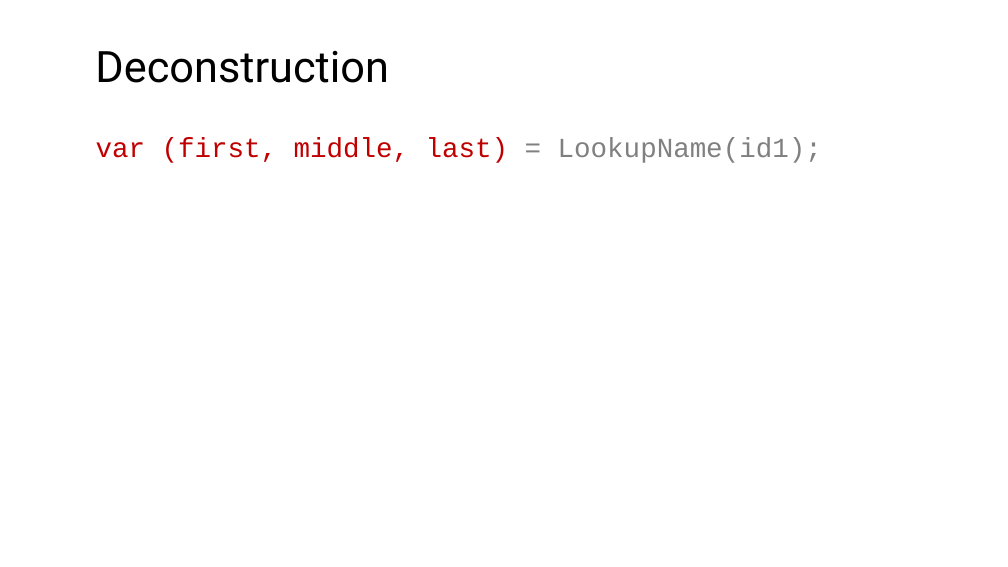
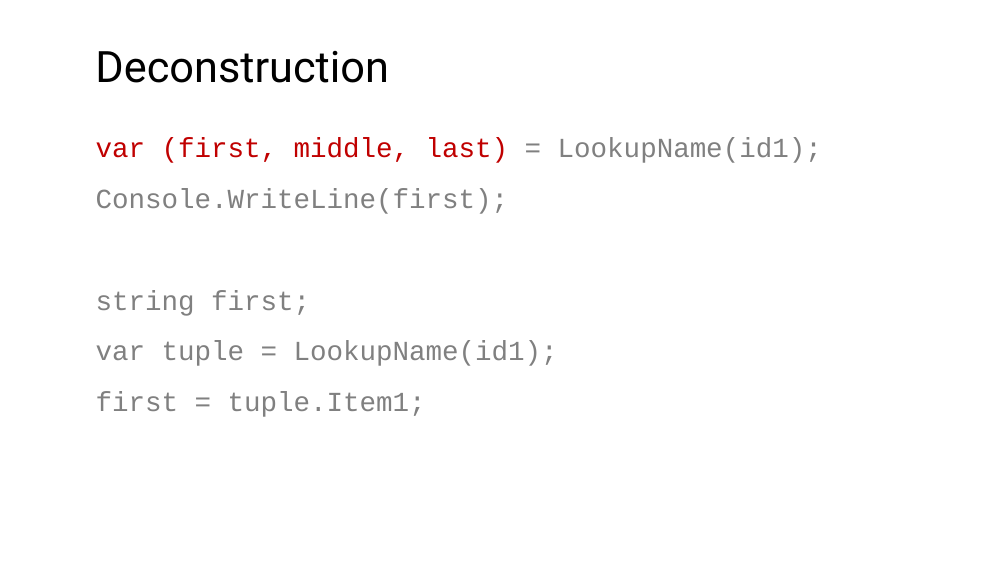
Before and after one commit to softawaregmbh/samples-wpf-uwp, a slide deck: slide 11 of csharp/slides/csharp7.pptx. Drawn at 1008x567 pixels with LibreOffice and Linux fonts; fonts in the diff are those of the drawing. Boxes give left, top, right and bottom in pixels: in the first picture for what was removed or moved away, otherwise in the second. Text is boxed around its words. In the diff, an @@ line names an element or a change of style, - is before the commit and + after.

```diff
--- a/csharp/slides/csharp7.pptx
+++ b/csharp/slides/csharp7.pptx
@@ text at [96, 189, 558, 417]: paragraphs added @@
+Console.WriteLine(first);
+string first;
+var tuple = LookupName(id1);
+first = tuple.Item1;
```
Also in this commit, not shown: 2 other slides changed, 48 other files.
